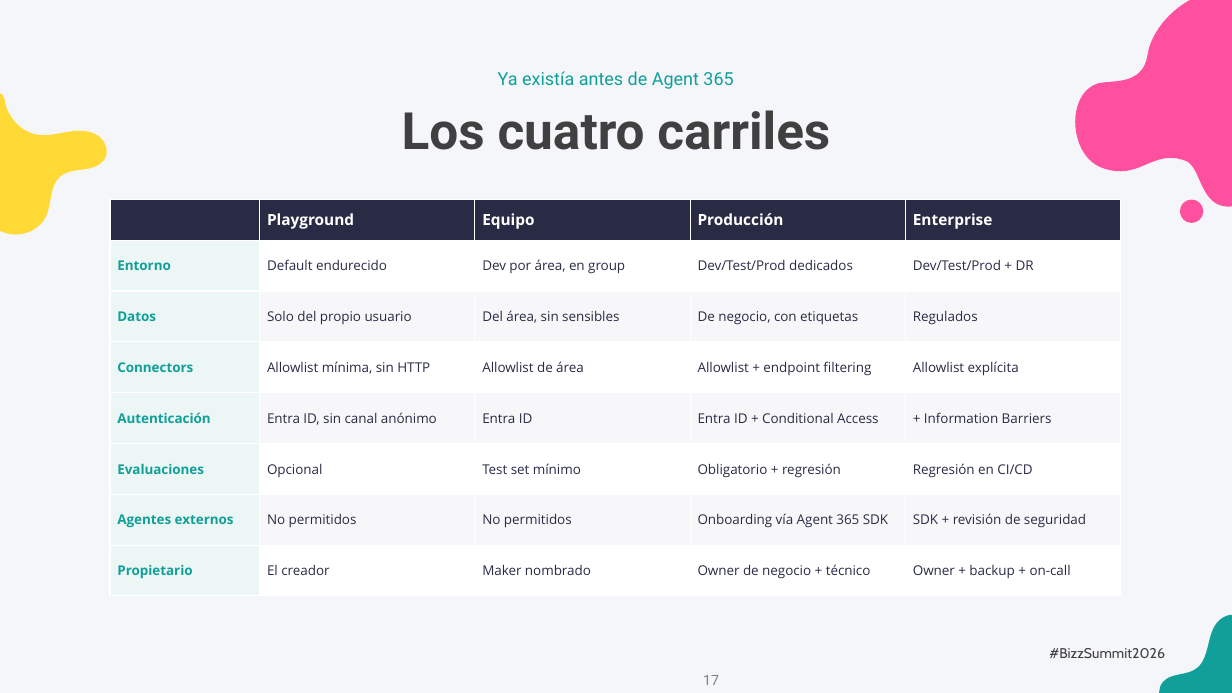
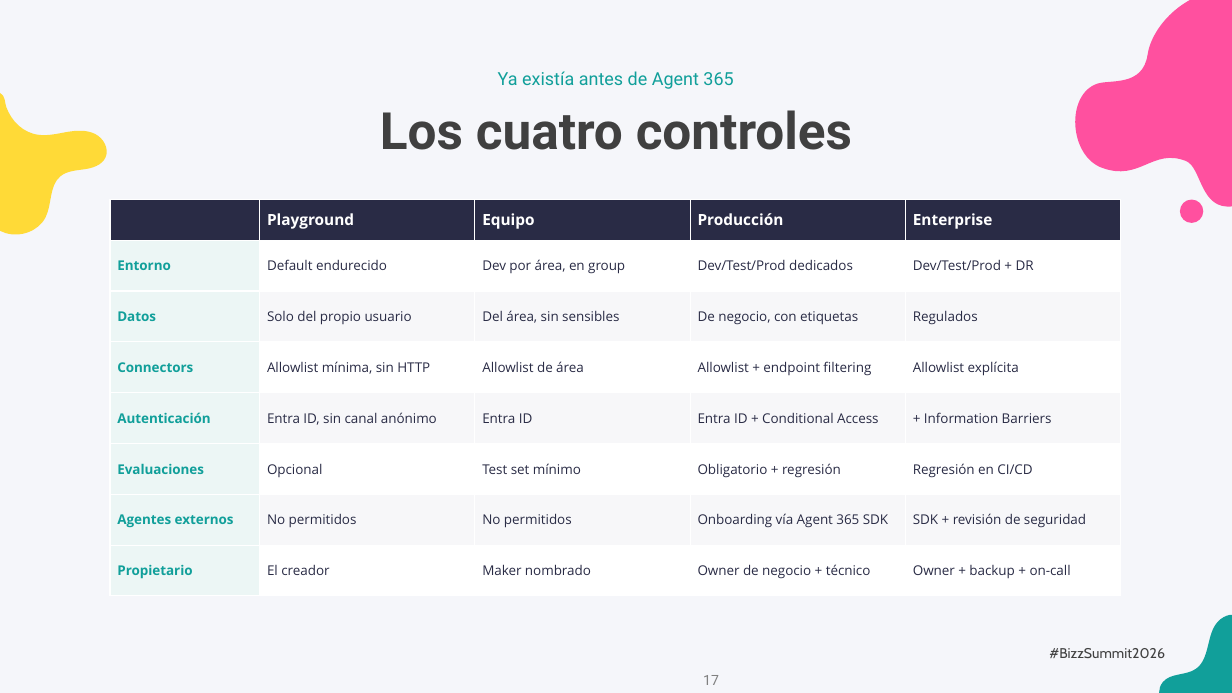
Before and after one commit to antoniosql/materiales-sesiones, a slide deck: slide 17 of BizzSummit/2026/01_trabajo/BizzSummit2026_De_la_jungla_al_control_plane.pptx. Drawn at 1232x693 pixels with LibreOffice and Linux fonts; fonts in the diff are those of the drawing; background and template pictures are left out. Boxes give left, top, right and bottom in pixels: in the first picture for what was removed or moved away, otherwise in the second. Text is boxed around its words. In the diff, an @@ line names an element or a change of style, - is before the commit and + after.

```diff
--- a/BizzSummit/2026/01_trabajo/BizzSummit2026_De_la_jungla_al_control_plane.pptx
+++ b/BizzSummit/2026/01_trabajo/BizzSummit2026_De_la_jungla_al_control_plane.pptx
@@ text at (380,110,852,150): text changed @@
-Los cuatro carriles
+Los cuatro controles
```
Also in this commit, not shown: 7 other slides changed.
